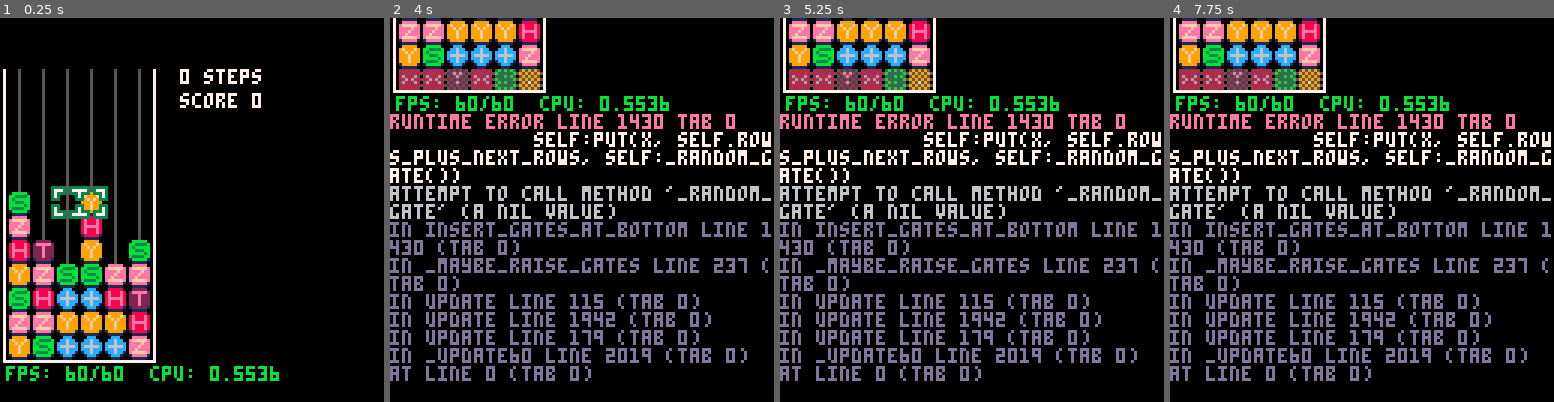
Above: before the commit, frames 1-4 (left to right).
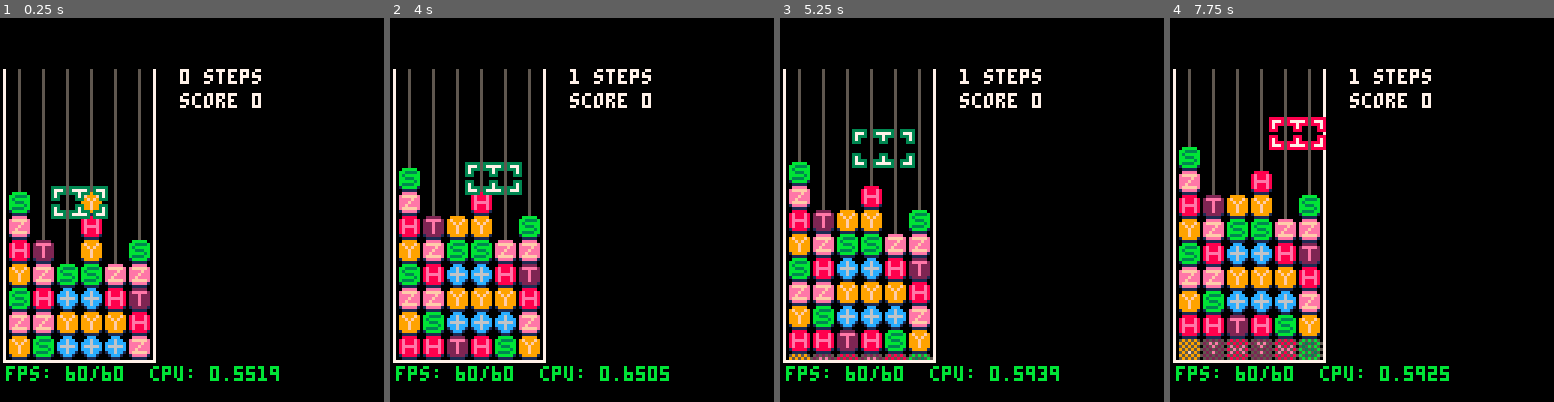
Above: after the commit, the same moments.

Repository: qniapp/quantattack
Game: PICO-8 cartridge qitaev.p8
The game is run twice, just before and just after one commit, with the same random seed, the same clock (stepped at 60 frames per second) and the same inputs.
Inputs:
- Up to frame 1 (0.25 s): no input
- Up to frame 2 (4 s): tap X (X key) at 0.33, 1.07, 1.85, 2.97 s; tap O (Z key) at 0.7, 1.7, 2.1, 2.5, 2.9, 3.3, 3.7 s; hold Right 1.6-2.1 s; hold Up 2.15-2.42 s; hold Right 2.47-3.03 s; hold Left 3.08-3.58 s; hold Down 3.63-3.97 s
- Up to frame 3 (5.25 s): hold Right 4.02-4.68 s; tap X (X key) at 4.08, 5.2 s; tap O (Z key) at 4.1, 4.5, 4.9 s; hold Up 4.73-5.03 s; hold Left from 5.08 s (still down)
- Up to frame 4 (7.75 s): tap O (Z key) every 0.4 s from 5.3 to 7.7 s; release Left at 5.68 s; hold Down 5.73-6.03 s; hold Right 6.08-6.58 s; tap X (X key) at 6.32, 7.43 s; hold Right 6.63-7.13 s; hold Up 7.18-7.45 s; hold Right from 7.5 s (still down)

The runs differ from the first frame. In frame 1, less than 0.1% of the frame differs, in the area x 67-73%, y 90-95%; in frame 2, 35%; in frame 3, 36%; in frame 4, 37%, in the area x 0-100%, y 0-95%.
Error before the commit: runtime error line 1430 tab 0; self:put(x, self.rows_plus_next_rows, self:_random_gate()); attempt to call method '_random_gate' (a nil value)

Commit message:
リファクタリング

Diff:
--- a/board.lua
+++ b/board.lua
@@ -606,7 +606,7 @@
 
         for x = 1, self.cols do
           repeat
-            self:put(x, self.rows_plus_next_rows, self:_random_gate())
+            self:put(x, self.rows_plus_next_rows, random_gate())
           until #gate_reduction_rules:reduce(self, x, self.rows, true).to == 0
         end
 
--- a/control_gate.lua
+++ b/control_gate.lua
@@ -4,6 +4,15 @@
 
     local c = quantum_gate:new("control")
     c.cnot_x_x = cnot_x_x
+    c._sprites = {
+      idle = 6,
+      dropped = 22,
+      jumping = 54,
+      falling = 38,
+      match_up = 14,
+      match_middle = 30,
+      match_down = 46
+    }
 
     return c
   end
--- a/h_gate.lua
+++ b/h_gate.lua
@@ -1,5 +1,16 @@
 h_gate = {
   new = function(self)
-    return quantum_gate:new("h")
+    local h = quantum_gate:new("h")
+    h._sprites = {
+      idle = 0,
+      dropped = 16,
+      jumping = 48,
+      falling = 32,
+      match_up = 8,
+      match_middle = 24,
+      match_down = 40
+    }
+
+    return h
   end
 }
--- a/quantum_gate.lua
+++ b/quantum_gate.lua
@@ -1,79 +1,5 @@
-
 quantum_gate = {
   size = 8,
-
-  _sprites = {
-    idle = {
-      h = 0,
-      x = 1,
-      y = 2,
-      z = 3,
-      s = 4,
-      t = 5,
-      control = 6,
-      swap = 7,
-    },
-    dropped = {
-      h = 16,
-      x = 17,
-      y = 18,
-      z = 19,
-      s = 20,
-      t = 21,
-      control = 22,
-      swap = 23,
-    },
-    jumping = {
-      h = 48,
-      x = 49,
-      y = 50,
-      z = 51,
-      s = 52,
-      t = 53,
-      control = 54,
-      swap = 55,
-    },
-    falling = {
-      h = 32,
-      x = 33,
-      y = 34,
-      z = 35,
-      s = 36,
-      t = 37,
-      control = 38,
-      swap = 39,
-    },
-    match_up = {
-      h = 8,
-      x = 9,
-      y = 10,
-      z = 11,
-      s = 12,
-      t = 13,
-      control = 14,
-      swap = 15,
-    },
-    match_middle = {
-      h = 24,
-      x = 25,
-      y = 26,
-      z = 27,
-      s = 28,
-      t = 29,
-      control = 30,
-      swap = 31,
-    },
-    match_down = {
-      h = 40,
-      x = 41,
-      y = 42,
-      z = 43,
-      s = 44,
-      t = 45,
-      control = 46,
-      swap = 47,
-    },
-  },
 
   _num_frames_swap = 4,
   _num_frames_match = 45,
@@ -143,7 +69,8 @@
           end
 
           if self.tick_disappear == self.delay_puff then
-            self._type = self._reduce_to
+            self._type = self._reduce_to._type
+            self._sprites = self._reduce_to._sprites
             self._reduce_to = nil
             self.puff = true
           end
@@ -194,12 +121,11 @@
 
       replace_with = function(self, other, match_type, delay_puff, delay_disappear)
         assert(self:is_reducible())
-        assert(other._type)
         assert(match_type)
         assert(delay_puff)
         assert(delay_disappear)
 
-        self._reduce_to = other._type
+        self._reduce_to = other
         if other:is_swap() then
           self.other_x = other.other_x -- swap
         end
@@ -334,31 +260,31 @@
 
       _sprite = function(self)
         if self:is_idle() then
-          return quantum_gate._sprites.idle[self._type]
+          return self._sprites.idle
         elseif self:is_swapping() then
-          return quantum_gate._sprites.idle[self._type]
+          return self._sprites.idle
         elseif self:is_match() then
           local icon = self.tick_match % 12
           if icon == 0 or icon == 1 or icon == 2 then
-            return quantum_gate._sprites.match_up[self._type]
+            return self._sprites.match_up
           elseif icon == 3 or icon == 4 or icon == 5 then
-            return quantum_gate._sprites.match_middle[self._type]
+            return self._sprites.match_middle
           elseif icon == 6 or icon == 7 or icon == 8 then
-            return quantum_gate._sprites.match_down[self._type]
+            return self._sprites.match_down
           elseif icon == 9 or icon == 10 or icon == 11 then
-            return quantum_gate._sprites.match_middle[self._type]
+            return self._sprites.match_middle
           end
         elseif self:is_dropped() then
           if self.tick_drop < 5 then
-            return quantum_gate._sprites.dropped[self._type]
+            return self._sprites.dropped
           elseif self.tick_drop < 7 then
-            return quantum_gate._sprites.jumping[self._type]
+            return self._sprites.jumping
           elseif self.tick_drop < 11 then
-            return quantum_gate._sprites.falling[self._type]
-          end
-          return quantum_gate._sprites.dropped[self._type]
+            return self._sprites.falling
+          end
+          return self._sprites.dropped
         elseif self:is_disappearing() then
-          return quantum_gate._sprites.idle[self._type]
+          return self._sprites.idle
         else
           assert(false, "we should never get here")
         end
--- a/s_gate.lua
+++ b/s_gate.lua
@@ -1,5 +1,16 @@
 s_gate = {
   new = function(self)
-    return quantum_gate:new("s")
+    local s = quantum_gate:new("s")
+    s._sprites = {
+      idle = 4,
+      dropped = 20,
+      jumping = 52,
+      falling = 36,
+      match_up = 12,
+      match_middle = 28,
+      match_down = 44,
+    }
+
+    return s
   end
 }
--- a/t_gate.lua
+++ b/t_gate.lua
@@ -1,5 +1,16 @@
 t_gate = {
   new = function(self)
-    return quantum_gate:new("t")
+    local t = quantum_gate:new("t")
+    t._sprites = {
+      idle = 5,
+      dropped = 21,
+      jumping = 53,
+      falling = 37,
+      match_up = 13,
+      match_middle = 29,
+      match_down = 45,
+    }
+
+    return t
   end
 }
--- a/test_board.lua
+++ b/test_board.lua
@@ -56,8 +56,8 @@
 
       board:reduce()
 
-      return board:gate_at(1, 11)._reduce_to == "i",
-             board:gate_at(1, 12)._reduce_to == "i"
+      return board:gate_at(1, 11)._reduce_to._type == "i",
+             board:gate_at(1, 12)._reduce_to._type == "i"
     end)
 
     --  x  reduce
@@ -70,8 +70,8 @@
 
       board:reduce()
 
-      return board:gate_at(1, 11)._reduce_to == "i",
-             board:gate_at(1, 12)._reduce_to == "i"
+      return board:gate_at(1, 11)._reduce_to._type == "i",
+             board:gate_at(1, 12)._reduce_to._type == "i"
     end)
 
     --  y  reduce
@@ -84,8 +84,8 @@
 
       board:reduce()
 
-      return board:gate_at(1, 11)._reduce_to == "i",
-             board:gate_at(1, 12)._reduce_to == "i"
+      return board:gate_at(1, 11)._reduce_to._type == "i",
+             board:gate_at(1, 12)._reduce_to._type == "i"
     end)
 
     --  z  reduce
@@ -98,8 +98,8 @@
 
       board:reduce()
 
-      return board:gate_at(1, 11)._reduce_to == "i",
-             board:gate_at(1, 12)._reduce_to == "i"
+      return board:gate_at(1, 11)._reduce_to._type == "i",
+             board:gate_at(1, 12)._reduce_to._type == "i"
     end)
 
     --  z  reduce
@@ -112,8 +112,8 @@
 
       board:reduce()
 
-      return board:gate_at(1, 11)._reduce_to == "i",
-             board:gate_at(1, 12)._reduce_to == "y"
+      return board:gate_at(1, 11)._reduce_to._type == "i",
+             board:gate_at(1, 12)._reduce_to._type == "y"
     end)
 
     --  x  reduce
@@ -126,8 +126,8 @@
 
       board:reduce()
 
-      return board:gate_at(1, 11)._reduce_to == "i",
-             board:gate_at(1, 12)._reduce_to == "y"
+      return board:gate_at(1, 11)._reduce_to._type == "i",
+             board:gate_at(1, 12)._reduce_to._type == "y"
     end)
 
     --  s  reduce
@@ -140,8 +140,8 @@
 
       board:reduce()
 
-      return board:gate_at(1, 11)._reduce_to == "i",
-             board:gate_at(1, 12)._reduce_to == "z"
+      return board:gate_at(1, 11)._reduce_to._type == "i",
+             board:gate_at(1, 12)._reduce_to._type == "z"
     end)
 
     --  t  reduce
@@ -154,8 +154,8 @@
 
       board:reduce()
 
-      return board:gate_at(1, 11)._reduce_to == "i",
-             board:gate_at(1, 12)._reduce_to == "s"
+      return board:gate_at(1, 11)._reduce_to._type == "i",
+             board:gate_at(1, 12)._reduce_to._type == "s"
     end)
 
     --  s-s  reduce
@@ -170,10 +170,10 @@
 
       board:reduce()
 
-      return board:gate_at(1, 11)._reduce_to == "i",
-             board:gate_at(3, 11)._reduce_to == "i",
-             board:gate_at(1, 12)._reduce_to == "i",
-             board:gate_at(3, 12)._reduce_to == "i"
+      return board:gate_at(1, 11)._reduce_to._type == "i",
+             board:gate_at(3, 11)._reduce_to._type == "i",
+             board:gate_at(1, 12)._reduce_to._type == "i",
+             board:gate_at(3, 12)._reduce_to._type == "i"
     end)
 
     --  h
@@ -188,9 +188,9 @@
 
       board:reduce()
 
-      return board:gate_at(1, 10)._reduce_to == "i",
-             board:gate_at(1, 11)._reduce_to == "i",
-             board:gate_at(1, 12)._reduce_to == "z"
+      return board:gate_at(1, 10)._reduce_to._type == "i",
+             board:gate_at(1, 11)._reduce_to._type == "i",
+             board:gate_at(1, 12)._reduce_to._type == "z"
     end)
 
     --  h
@@ -205,9 +205,9 @@
 
       board:reduce()
 
-      return board:gate_at(1, 10)._reduce_to == "i",
-             board:gate_at(1, 11)._reduce_to == "i",
-             board:gate_at(1, 12)._reduce_to == "x"
+      return board:gate_at(1, 10)._reduce_to._type == "i",
+             board:gate_at(1, 11)._reduce_to._type == "i",
+             board:gate_at(1, 12)._reduce_to._type == "x"
     end)
 
     --  s
@@ -222,9 +222,9 @@
 
       board:reduce()
 
-      return board:gate_at(1, 10)._reduce_to == "i",
-             board:gate_at(1, 11)._reduce_to == "i",
-             board:gate_at(1, 12)._reduce_to == "z"
+      return board:gate_at(1, 10)._reduce_to._type == "i",
+             board:gate_at(1, 11)._reduce_to._type == "i",
+             board:gate_at(1, 12)._reduce_to._type == "z"
     end)
 
     --  c-x  reduce
@@ -239,8 +239,8 @@
 
       board:reduce()
 
-      return board:gate_at(1, 11)._reduce_to == "i", board:gate_at(3, 11)._reduce_to == "i",
-             board:gate_at(1, 12)._reduce_to == "i", board:gate_at(3, 12)._reduce_to == "i"
+      return board:gate_at(1, 11)._reduce_to._type == "i", board:gate_at(3, 11)._reduce_to._type == "i",
+             board:gate_at(1, 12)._reduce_to._type == "i", board:gate_at(3, 12)._reduce_to._type == "i"
     end)
 
     --  x-c  reduce
@@ -255,8 +255,8 @@
 
       board:reduce()
 
-      return board:gate_at(1, 11)._reduce_to == "i", board:gate_at(3, 11)._reduce_to == "i",
-             board:gate_at(1, 12)._reduce_to == "i", board:gate_at(3, 12)._reduce_to == "i"
+      return board:gate_at(1, 11)._reduce_to._type == "i", board:gate_at(3, 11)._reduce_to._type == "i",
+             board:gate_at(1, 12)._reduce_to._type == "i", board:gate_at(3, 12)._reduce_to._type == "i"
     end)
 
     --  c-x
@@ -274,9 +274,9 @@
 
       board:reduce()
 
-      return board:gate_at(1, 10)._reduce_to == "i", board:gate_at(3, 10)._reduce_to == "i",
-             board:gate_at(1, 11)._reduce_to == "i", board:gate_at(3, 11)._reduce_to == "i",
-             board:gate_at(1, 12)._reduce_to == "swap", board:gate_at(3, 12)._reduce_to == "swap"
+      return board:gate_at(1, 10)._reduce_to._type == "i", board:gate_at(3, 10)._reduce_to._type == "i",
+             board:gate_at(1, 11)._reduce_to._type == "i", board:gate_at(3, 11)._reduce_to._type == "i",
+             board:gate_at(1, 12)._reduce_to._type == "swap", board:gate_at(3, 12)._reduce_to._type == "swap"
     end)
 
     -- h h  reduce
@@ -293,9 +293,9 @@
 
       board:reduce()
 
-      return board:gate_at(1, 10)._reduce_to == "i", board:gate_at(3, 10)._reduce_to == "i",
-             board:gate_at(1, 11)._reduce_to == "i", board:gate_at(3, 11)._reduce_to == "i",
-             board:gate_at(1, 12)._reduce_to == "x", board:gate_at(3, 12)._reduce_to == "control"
+      return board:gate_at(1, 10)._reduce_to._type == "i", board:gate_at(3, 10)._reduce_to._type == "i",
+             board:gate_at(1, 11)._reduce_to._type == "i", board:gate_at(3, 11)._reduce_to._type == "i",
+             board:gate_at(1, 12)._reduce_to._type == "x", board:gate_at(3, 12)._reduce_to._type == "control"
     end)
 
     -- h h  reduce
@@ -312,9 +312,9 @@
 
       board:reduce()
 
-      return board:gate_at(1, 10)._reduce_to == "i", board:gate_at(3, 10)._reduce_to == "i",
-             board:gate_at(1, 11)._reduce_to == "i", board:gate_at(3, 11)._reduce_to == "i",
-             board:gate_at(1, 12)._reduce_to == "control", board:gate_at(3, 12)._reduce_to == "x"
+      return board:gate_at(1, 10)._reduce_to._type == "i", board:gate_at(3, 10)._reduce_to._type == "i",
+             board:gate_at(1, 11)._reduce_to._type == "i", board:gate_at(3, 11)._reduce_to._type == "i",
+             board:gate_at(1, 12)._reduce_to._type == "control", board:gate_at(3, 12)._reduce_to._type == "x"
     end)
   end)
 
--- a/x_gate.lua
+++ b/x_gate.lua
@@ -2,6 +2,16 @@
   new = function(self, cnot_c_x)
     local x = quantum_gate:new("x")
     x.cnot_c_x = cnot_c_x
+    x._sprites = {
+      idle = 1,
+      dropped = 17,
+      jumping = 49,
+      falling = 33,
+      match_up = 9,
+      match_middle = 25,
+      match_down = 41,
+    }
+
     return x
   end
 }
--- a/y_gate.lua
+++ b/y_gate.lua
@@ -1,5 +1,16 @@
 y_gate = {
   new = function(self)
-    return quantum_gate:new("y")
+    local y = quantum_gate:new("y")
+    y._sprites = {
+      idle = 2,
+      dropped = 18,
+      jumping = 50,
+      falling = 34,
+      match_up = 10,
+      match_middle = 26,
+      match_down = 42,
+    }
+
+    return y
   end
 }
--- a/z_gate.lua
+++ b/z_gate.lua
@@ -1,5 +1,16 @@
 z_gate = {
   new = function(self)
-    return quantum_gate:new("z")
+    local z = quantum_gate:new("z")
+    z._sprites = {
+      idle = 3,
+      dropped = 19,
+      jumping = 51,
+      falling = 35,
+      match_up = 11,
+      match_middle = 27,
+      match_down = 43,
+    }
+
+    return z
   end
 }
